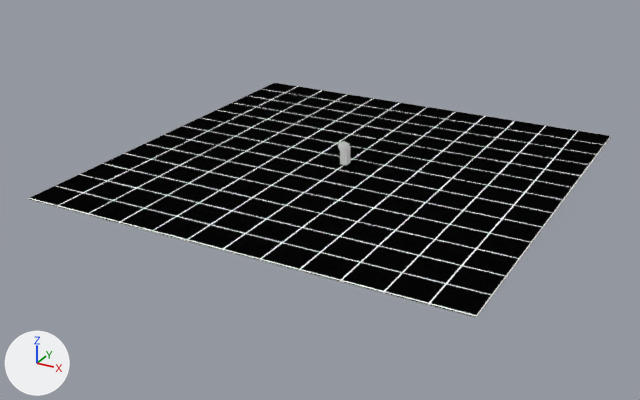
The Blender file ConAppChallenge.blend: old version first, new version second.
Camera for both pictures: a camera (50 mm lens) standing at (60.6, -118.5, 52.0) and looking at (-2.2, -4.4, -5.0). Every picture has the same lights, and +X, +Y and +Z are marked at lower left.
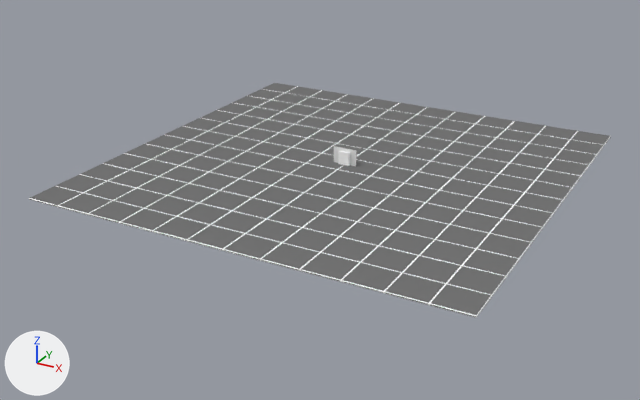
Pixel boxes [x1, y1, x2, y2] of what changed, in the pictures (640 x 400 px):
```json
{"object": "Plane", "change": "recoloured", "before": [29, 83, 611, 317], "after": [29, 83, 611, 317], "on screen": "black to grey"}
{"object": "norm_sheet", "change": "added", "after": [334, 146, 356, 166]}
{"object": "Cone", "change": "hidden", "before": [338, 141, 350, 152]}
```

Edits to the scene script, one JSON object a line:
```json
{"op": "set", "path": "mat_material.base_color", "old": "(0.00155, 0.00155, 0.00155)", "new": "(0.179, 0.179, 0.179)", "note": "black #050505 -> grey #757575"}
{"op": "add", "block": "mat_norm_sheet", "code": ["mat_norm_sheet = diffuse_material('norm_sheet')", "mat_norm_sheet.base_color = (0.8, 0.8, 0.8)  # white #e7e7e7"]}
{"op": "add", "block": "me_norm_sheet", "code": ["me_norm_sheet = bpy.data.meshes.new('norm_sheet')", "me_norm_sheet.from_pydata([(-0.5, -0.5, 0.0), (0.5, -0.5, 0.0), (-0.5, 0.5, 0.0), (0.5, 0.5, 0.0)], [], [(0, 2, 3, 1)])", "me_norm_sheet.materials.append(mat_norm_sheet)  # white #e7e7e7"]}
{"op": "add", "block": "ob_cone", "code": "ob_cone.hide_render = True"}
{"op": "add", "block": "ob_norm_sheet", "code": ["ob_norm_sheet = bpy.data.objects.new('norm_sheet', me_norm_sheet)", "ob_norm_sheet.parent = ob_cube", "ob_norm_sheet.matrix_parent_inverse = Matrix(((1.604, 0.0, 0.0, 0.0), (0.0, 1.604, 0.0, 0.0), (0.0, 0.0, 1.604, -1.805), (0.0, 0.0, 0.0, 1.0)))", "ob_norm_sheet.location = (-0.0396, -0.0424, 0.684)", "ob_norm_sheet.rotation_euler = (1.571, 0.0, 0.0)  # degrees (90, 0, 0)", "ob_norm_sheet.scale = (4.06, 4.06, 4.06)"]}
```
